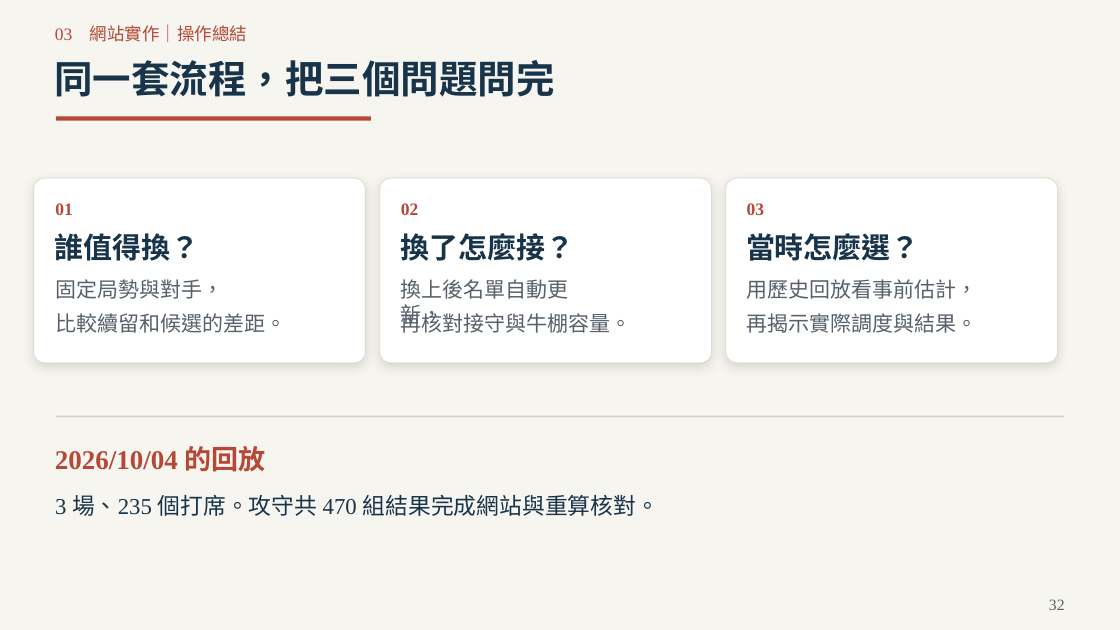
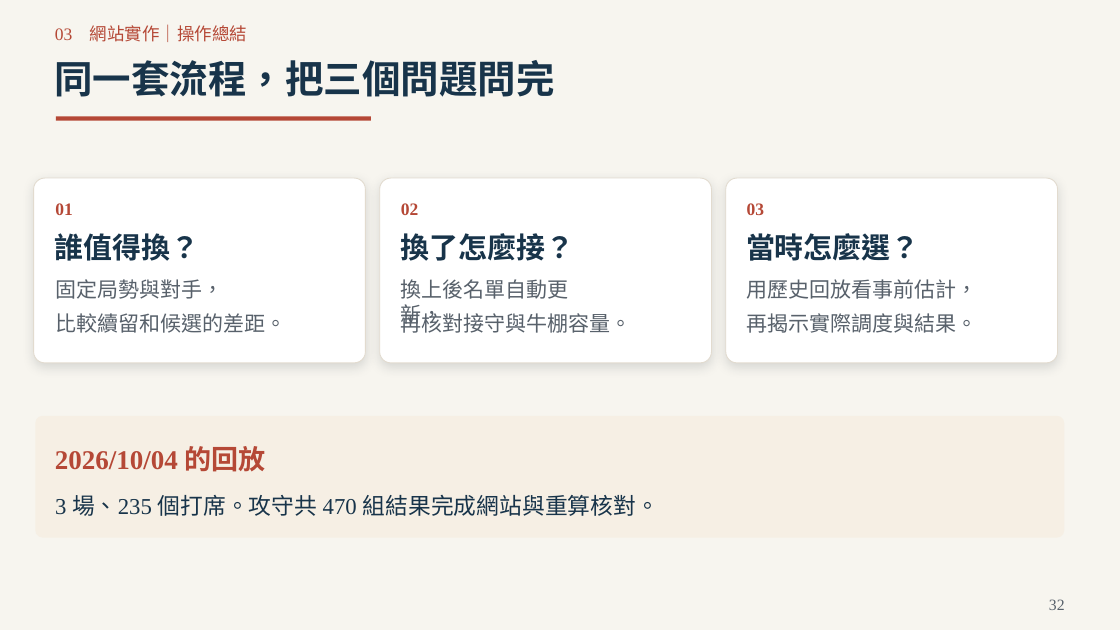
Before and after one commit to Da-Xiong-Chen/baseball_project, a slide deck: slide 32 of presentations/competition-2026/sync-20261115/一球兩面_臨場用人決策_2026球季版_38頁.pptx. Drawn at 1120x630 pixels with LibreOffice and Linux fonts; fonts in the diff are those of the drawing. Boxes give left, top, right and bottom in pixels: in the first picture for what was removed or moved away, otherwise in the second. Text is boxed around its words. In the diff, an @@ line names an element or a change of style, - is before the commit and + after.

```diff
--- a/presentations/competition-2026/sync-20261115/一球兩面_臨場用人決策_2026球季版_38頁.pptx
+++ b/presentations/competition-2026/sync-20261115/一球兩面_臨場用人決策_2026球季版_38頁.pptx
@@ rounded rectangle added at [35, 416, 1065, 538], fill #F6EFE4 @@
@@ rectangle removed at [56, 416, 1065, 418] @@
```
Also in this commit, not shown: 11 other slides changed, 2 other files.
